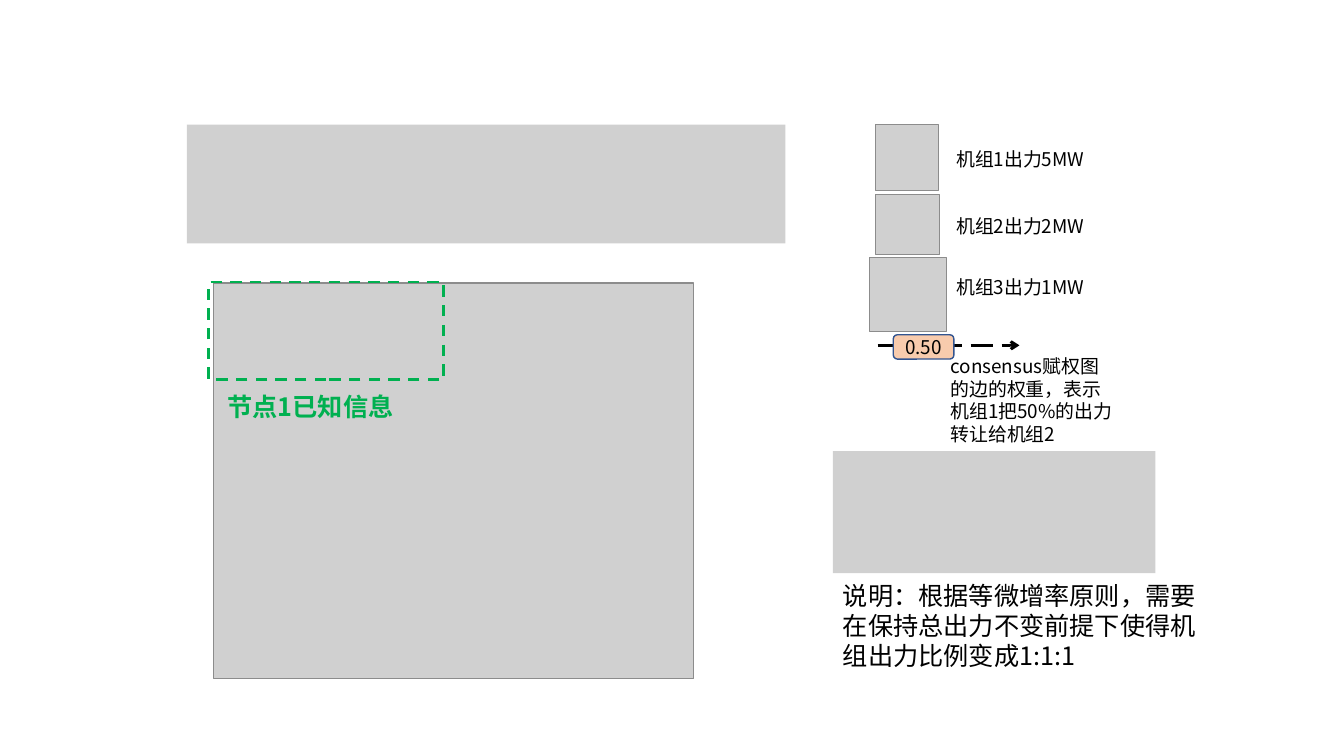
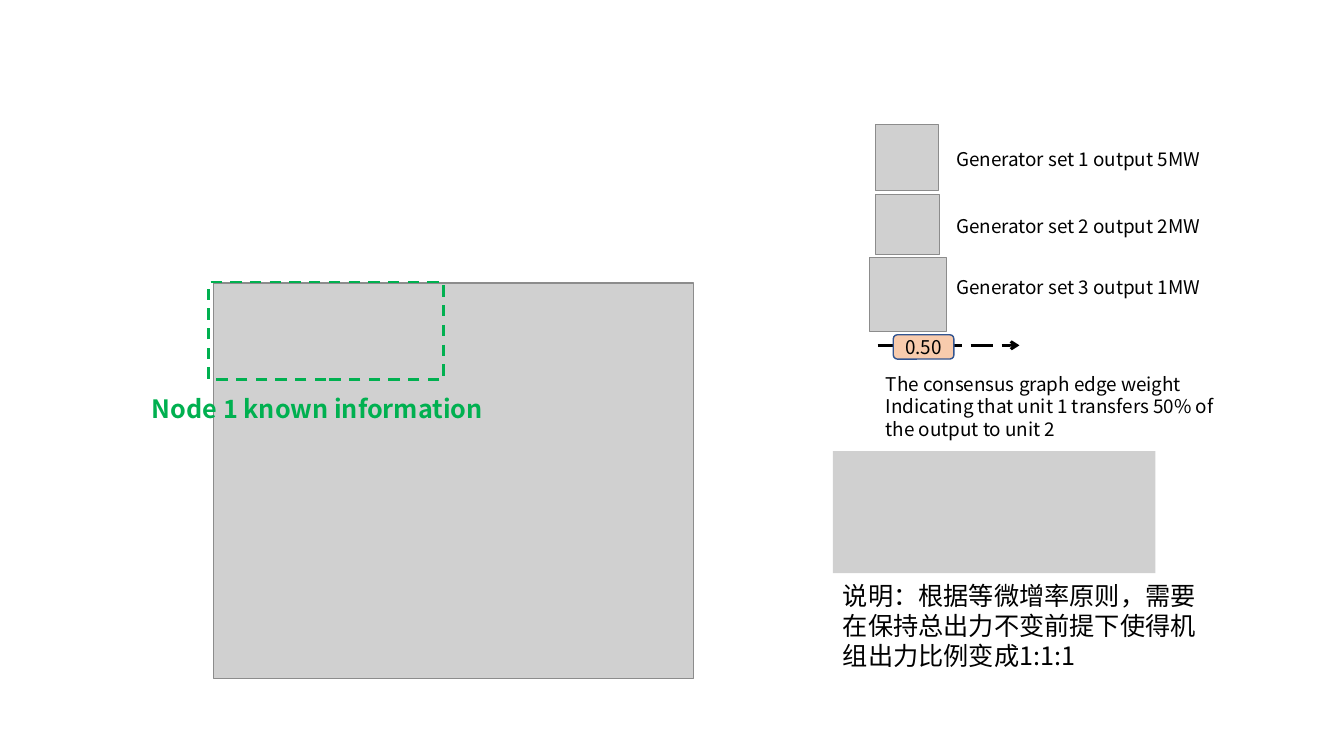
Before and after one commit to TingliangZhang/Misaka-Conference, a slide deck: slide 2 of figures/Illustration.pptx. Drawn at 1344x756 pixels with LibreOffice and Linux fonts; fonts in the diff are those of the drawing; grey boxes stand for pictures. Boxes give left, top, right and bottom in pixels: in the first picture for what was removed or moved away, otherwise in the second. Text is boxed around its words. In the diff, an @@ line names an element or a change of style, - is before the commit and + after.

```diff
--- a/figures/Illustration.pptx
+++ b/figures/Illustration.pptx
@@ picture removed at (187, 125, 785, 244) @@
@@ text at (956, 152, 1200, 171): text changed @@
-机组1出力5MW
+Generator set 1 output 5MW
@@ text at (956, 219, 1200, 238): text changed @@
-机组2出力2MW
+Generator set 2 output 2MW
@@ text at (956, 280, 1200, 299): text changed @@
-机组3出力1MW
+Generator set 3 output 1MW
@@ text at (886, 376, 1214, 441): text changed @@
-consensus赋权图的边的权重，表示机组1把50%的出力转让给机组2
+The consensus graph edge weight
+Indicating that unit 1 transfers 50% of the output to unit 2
@@ text at (152, 392, 483, 424): text changed @@
-节点1已知信息
+Node 1 known information
```
Also in this commit, not shown: 1 other file.
